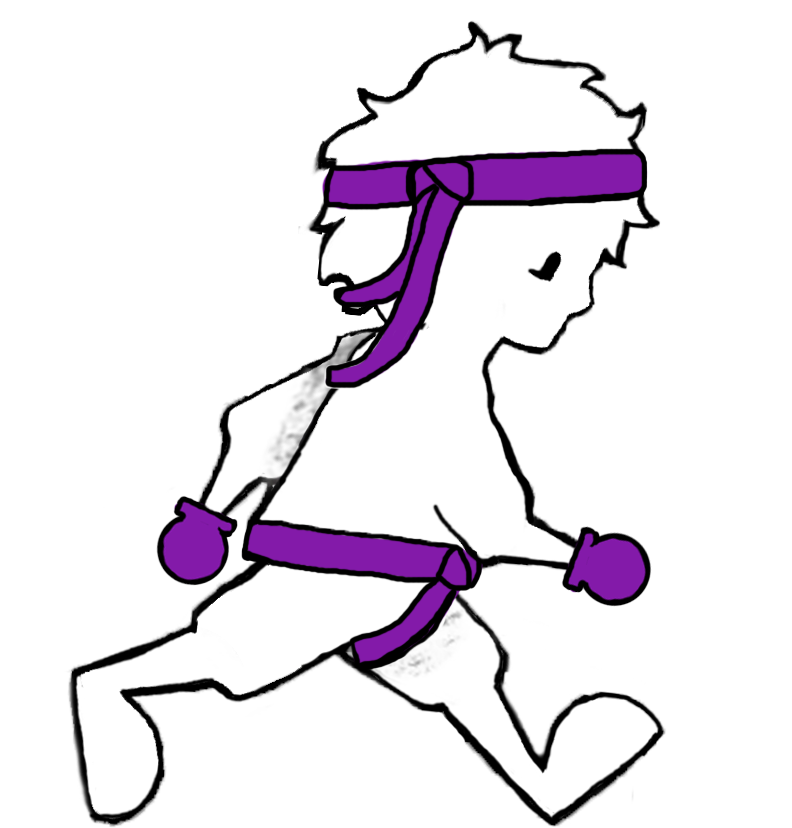
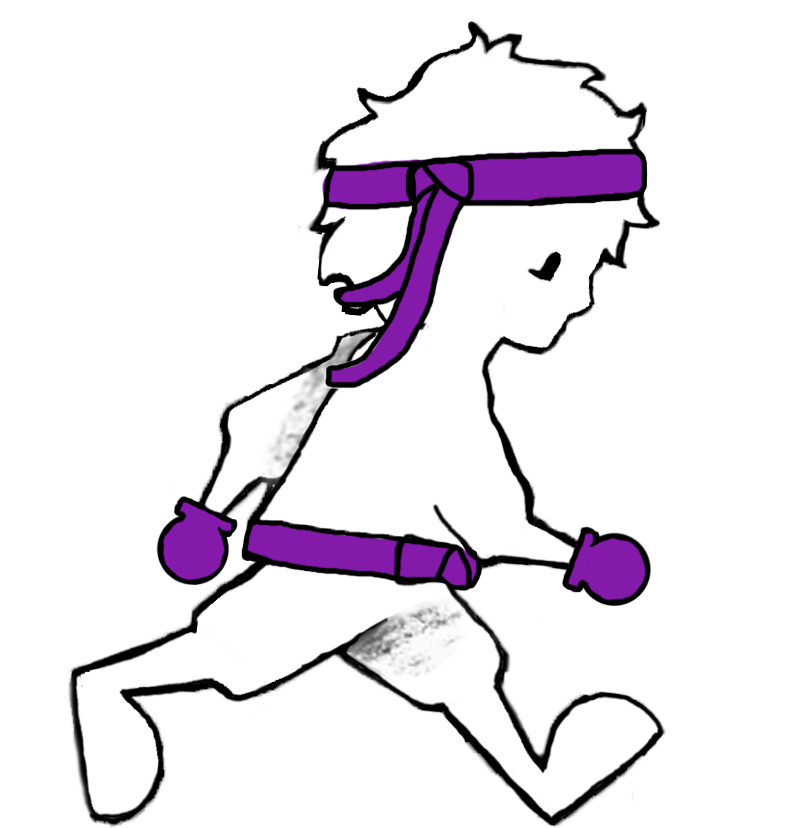
Comparing the layer stacks of the two w=792, h=828 images. Changes:
painted on "Layer 3" over [349, 532, 464, 674]
